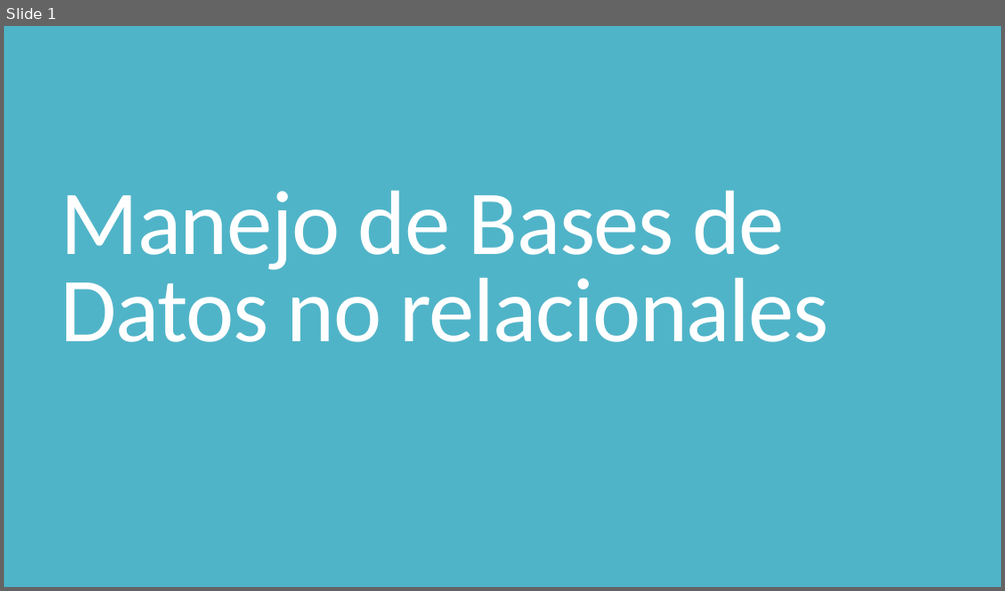
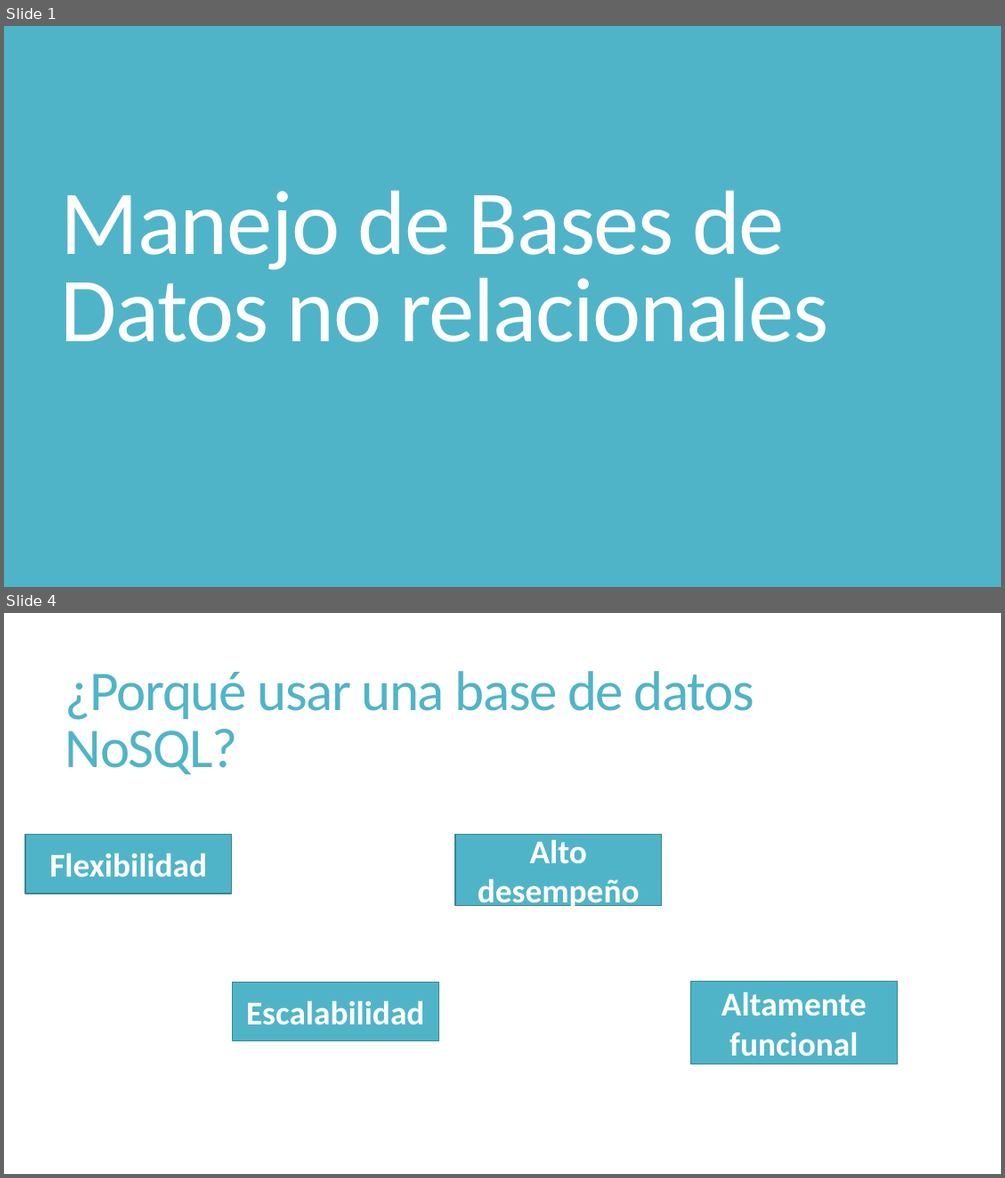
Before and after one commit to javiermelo1672/CursoIonic, a slide deck: Presentaciones/4. Manejo de bases de datos no relacionales.pptx. Shown one above the other, each under a label of ours: slide 1 before the commit, slides 1 and 4 after it; the slides between them are not shown. The pictures are 1005x591 and 1005x1178 pixels, drawn with LibreOffice and Linux fonts; fonts in the diff are those of the drawing. Boxes give left, top, right and bottom in pixels: in the first picture for what was removed or moved away, otherwise in the second. Text is boxed around its words. In the diff, an @@ line names an element or a change of style, - is before the commit and + after.

```diff
--- a/Presentaciones/4. Manejo de bases de datos no relacionales.pptx
+++ b/Presentaciones/4. Manejo de bases de datos no relacionales.pptx
@@ slide 4 added at (4,613,1001,1174), background #FFFFFF @@
@@ title added at (65,671,754,775), 54 pt, text #50B4C8 @@
+¿Porqué usar una base de datos NoSQL?
@@ rectangle added at (25,835,232,893), fill #50B4C8, outline #3B8594 1 pt, 32 pt, text #FFFFFF, bold @@
+Flexibilidad
@@ rectangle added at (455,835,662,905), fill #50B4C8, outline #3B8594 1 pt, 32 pt, text #FFFFFF, bold @@
+Alto desempeño
@@ rectangle added at (232,981,438,1041), fill #50B4C8, outline #3B8594 1 pt, 32 pt, text #FFFFFF, bold @@
+Escalabilidad
@@ rectangle added at (690,981,897,1064), fill #50B4C8, outline #3B8594 1 pt, 32 pt, text #FFFFFF, bold @@
+Altamente funcional
```
Also in this commit, not shown: 28 other slides added, 17 slides removed, 5 other files.
